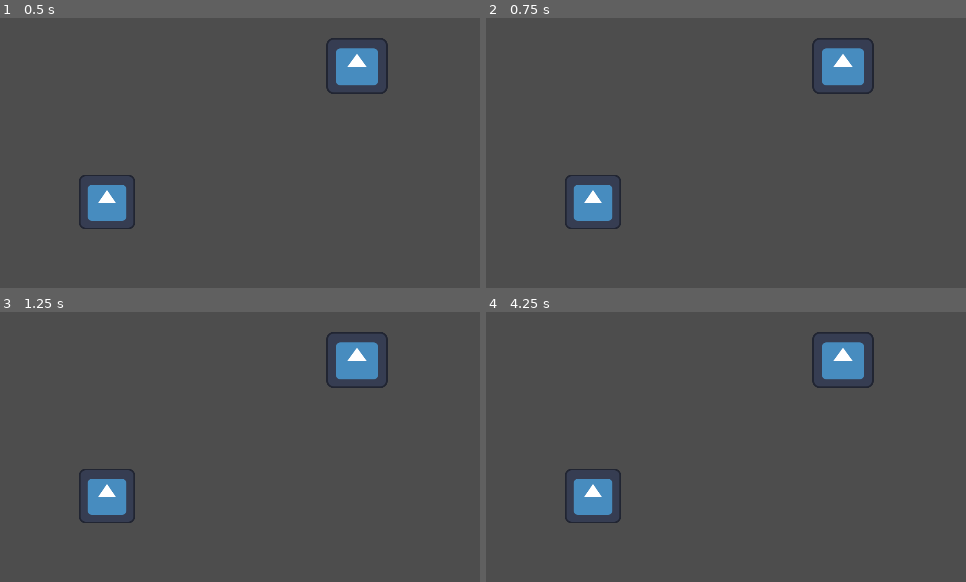
Above: before the commit, frames 1-4 (two rows, left to right).
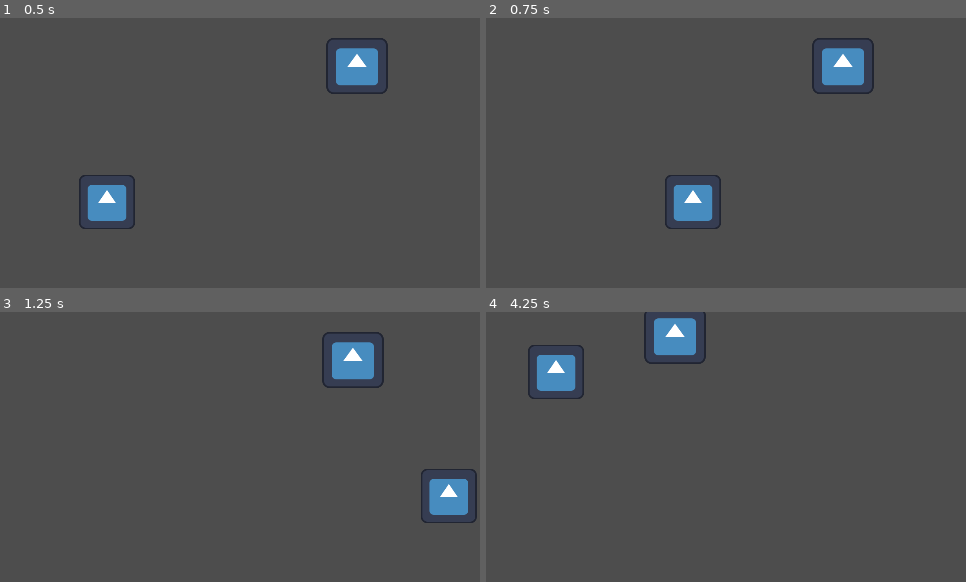
Above: after the commit, the same moments.

Repository: skycatminepokie/hackusu-25
Game: Godot game, scene res://Scenes/world.tscn
Same seed, same stepped clock (60 frames per second), same inputs: the game is played once before the commit and once after it. The engine's default icon, where the game draws it, is replaced by a stand-in: a white triangle on a blue panel in a dark square.
Inputs:
- Up to frame 1 (0.5 s): no input
- Up to frame 2 (0.75 s): tap Enter at 0.5 s; hold D (Right) from 0.53 s (still down)
- Up to frame 3 (1.25 s): keep holding D (Right)
- Up to frame 4 (4.25 s): release D (Right) at 1.28 s; hold S (Down) 1.28-2.03 s; hold D (Right) 2.03-2.78 s; hold W (Up) 2.78-3.53 s; hold A (Left) from 3.53 s (still down)

Frame 1 is identical in both runs. In frame 2, 2.7% of the frame differs, in the area x 16-49%, y 58-79%; in frame 3, 3.3%; in frame 4, 5.7%, in the area x 8-81%, y 0-79%.
Error before the commit: Invalid assignment of property or key 'text' with value of type 'String' on a base object of type 'null instance'. (res://Scripts/playermovement.gd:56)

Commit message:
fixed bug that came with that

Diff:
--- a/Scripts/playermovement.gd
+++ b/Scripts/playermovement.gd
@@ -46,13 +46,4 @@
 	position.x += xpush
 	camera.position.x -= xpush
 	camera.position.y -= ypush
-
-	#if screen_position.y > 840 or screen_position.y < 240:
-		#position.y += pushback(screen_position.y, 240,840)
-	#if screen_position.x > 1680 or screen_position.x < 240:
-		#position.x += pushback(screen_position.x, 240, 1680)
-
-
-	label.text = str(inputdirection)
-
 	move_and_slide()
